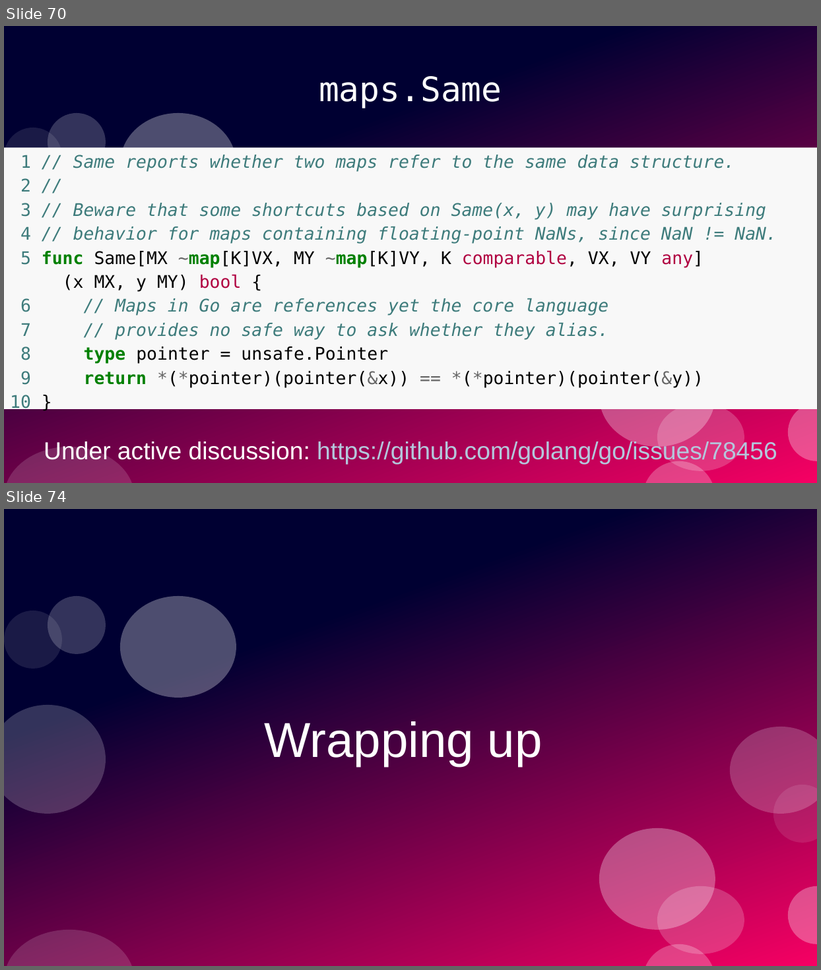
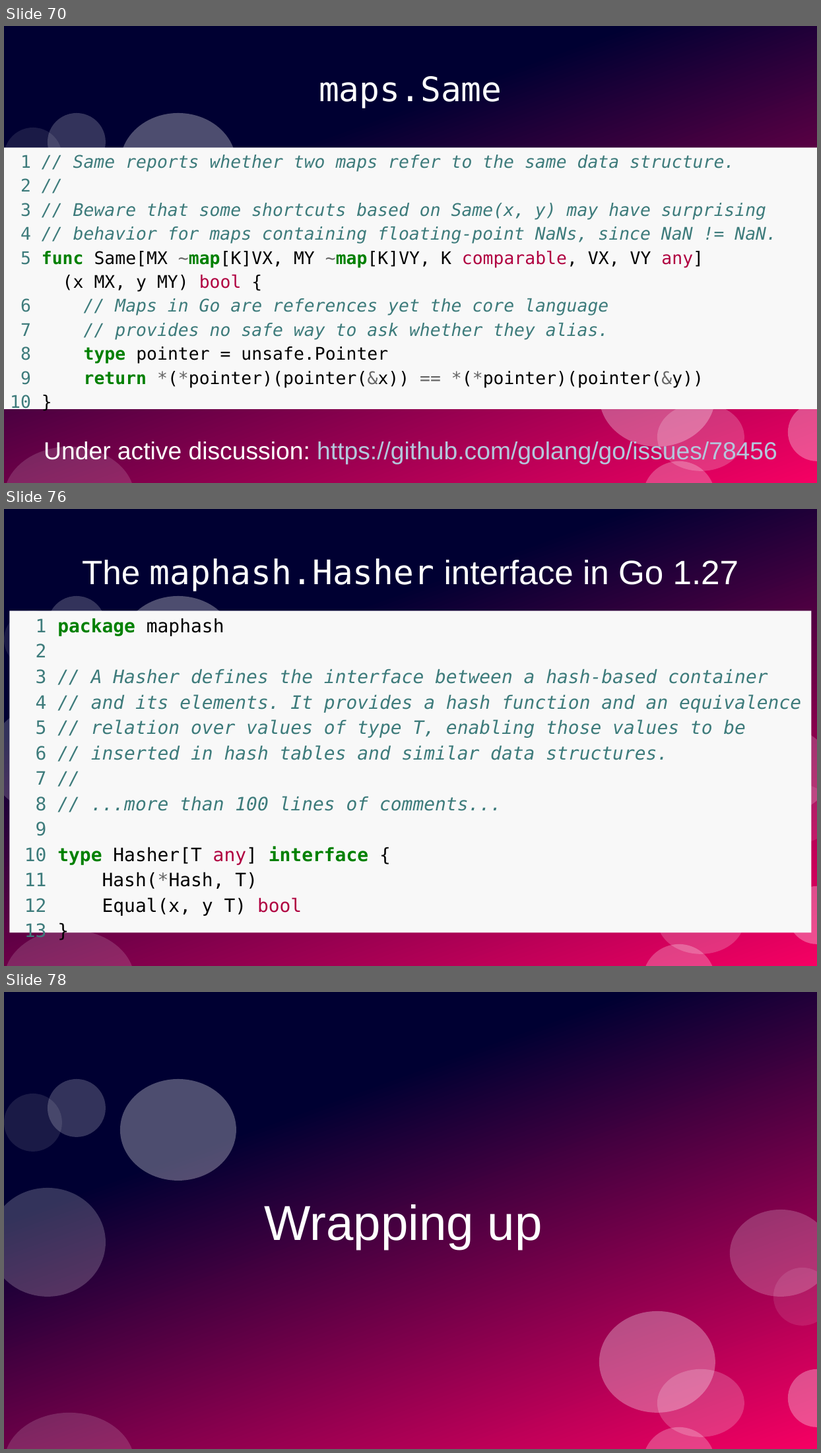
Before and after one commit to ramalho/sets-in-go, a slide deck: sets-in-go.odp. Shown one above the other, each under a label of ours: slides 70 and 74 before the commit, slides 70, 76 and 78 after it; the slides between them are not shown. The pictures are 821x970 and 821x1453 pixels, drawn with LibreOffice and Linux fonts; fonts in the diff are those of the drawing. Boxes give left, top, right and bottom in pixels: in the first picture for what was removed or moved away, otherwise in the second. Text is boxed around its words. In the diff, an @@ line names an element or a change of style, - is before the commit and + after.

Commit message:
slides for hasher types

```diff
--- a/sets-in-go.odp
+++ b/sets-in-go.odp
@@ slide 76 added at <box>4,509,817,966</box>, background #FFFFFF; not listed: 11 template elements that a slide beside it also shows @@
@@ title added at <box>82,559,739,591</box>, 33 pt, text #FFFFFF @@
+The maphash.Hasher interface in Go 1.27
@@ text added at <box>10,611,812,933</box>, fill #F8F8F8, 18 pt, text #3D7B7B, italic @@
+1 package maphash
+2
+3 // A Hasher defines the interface between a hash-based container
+4 // and its elements. It provides a hash function and an equivalence
+5 // relation over values of type T, enabling those values to be
+6 // inserted in hash tables and similar data structures.
+7 //
+8 // ...more than 100 lines of comments...
+9
+10 type Hasher[T any] interface {
+11 Hash(*Hash, T)
+12 Equal(x, y T) bool
+13 }
@@ what was slide 74 is now slide 78 @@
```
Also in this commit, not shown: 8 slides changed, 3 other slides added, 4 other files.
